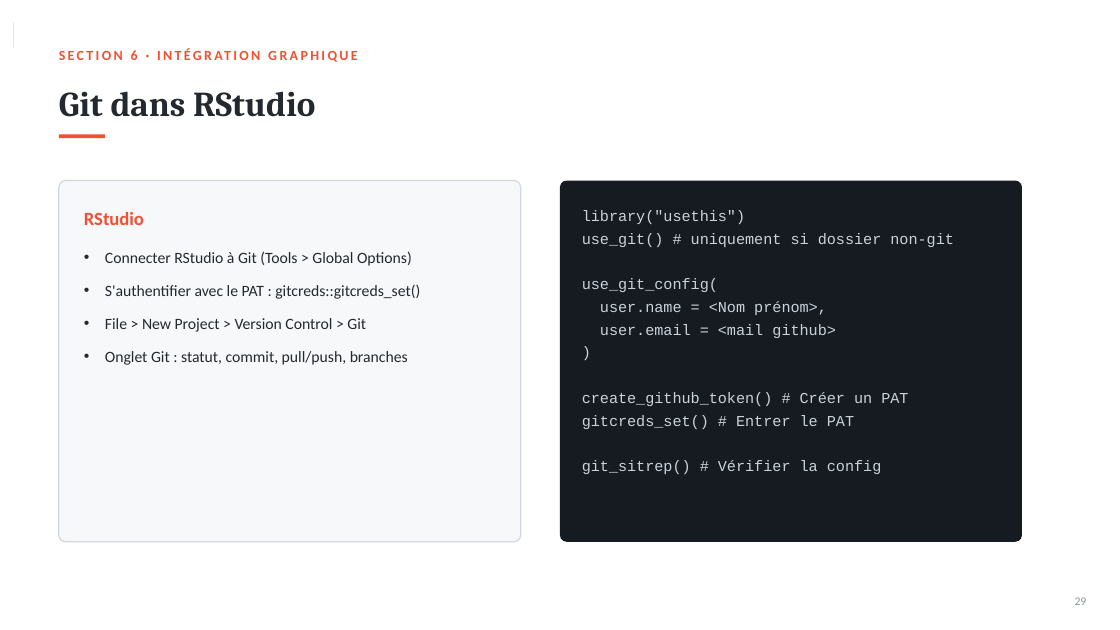
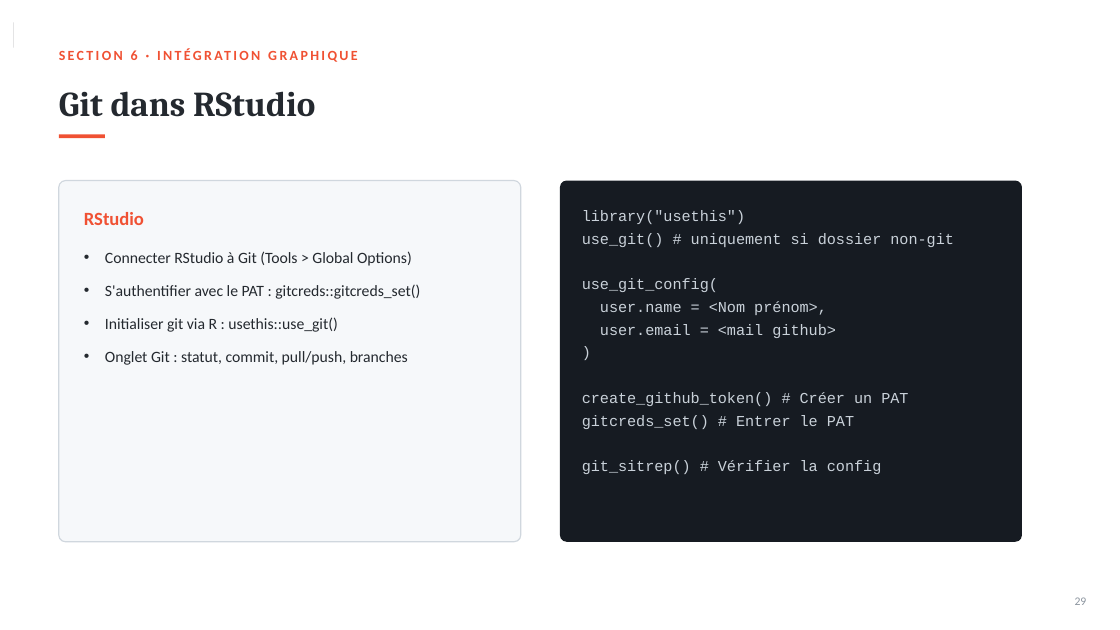
Before and after one commit to Twalange/intro_git, a slide deck: slide 27 of documents/git_github_cours.pptx. Drawn at 1120x630 pixels with LibreOffice and Linux fonts; fonts in the diff are those of the drawing. Boxes give left, top, right and bottom in pixels: in the first picture for what was removed or moved away, otherwise in the second. Text is boxed around its words. In the diff, an @@ line names an element or a change of style, - is before the commit and + after.

Commit message:
Changement Diapo

```diff
--- a/documents/git_github_cours.pptx
+++ b/documents/git_github_cours.pptx
@@ text at [105, 317, 337, 332]: text changed @@
-• File > New Project > Version Control > Git
+• Initialiser git via R : usethis::use_git()
```
